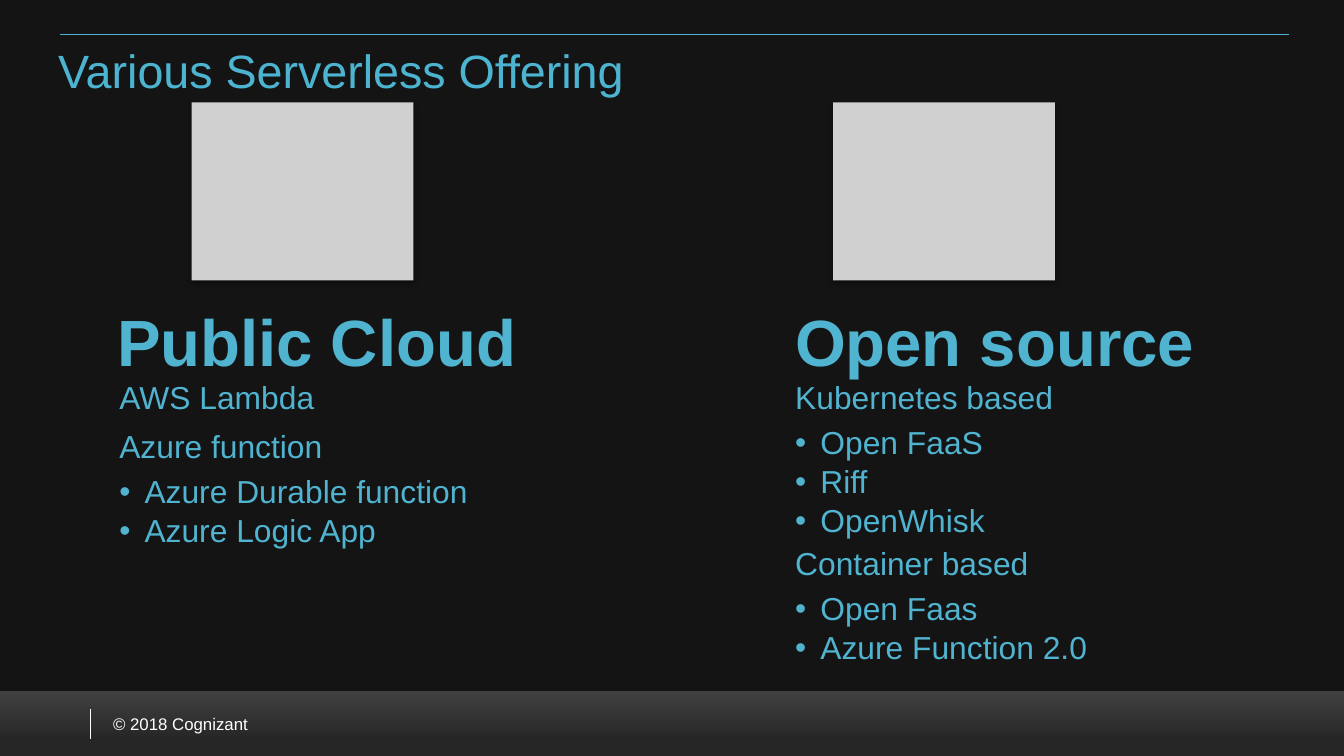
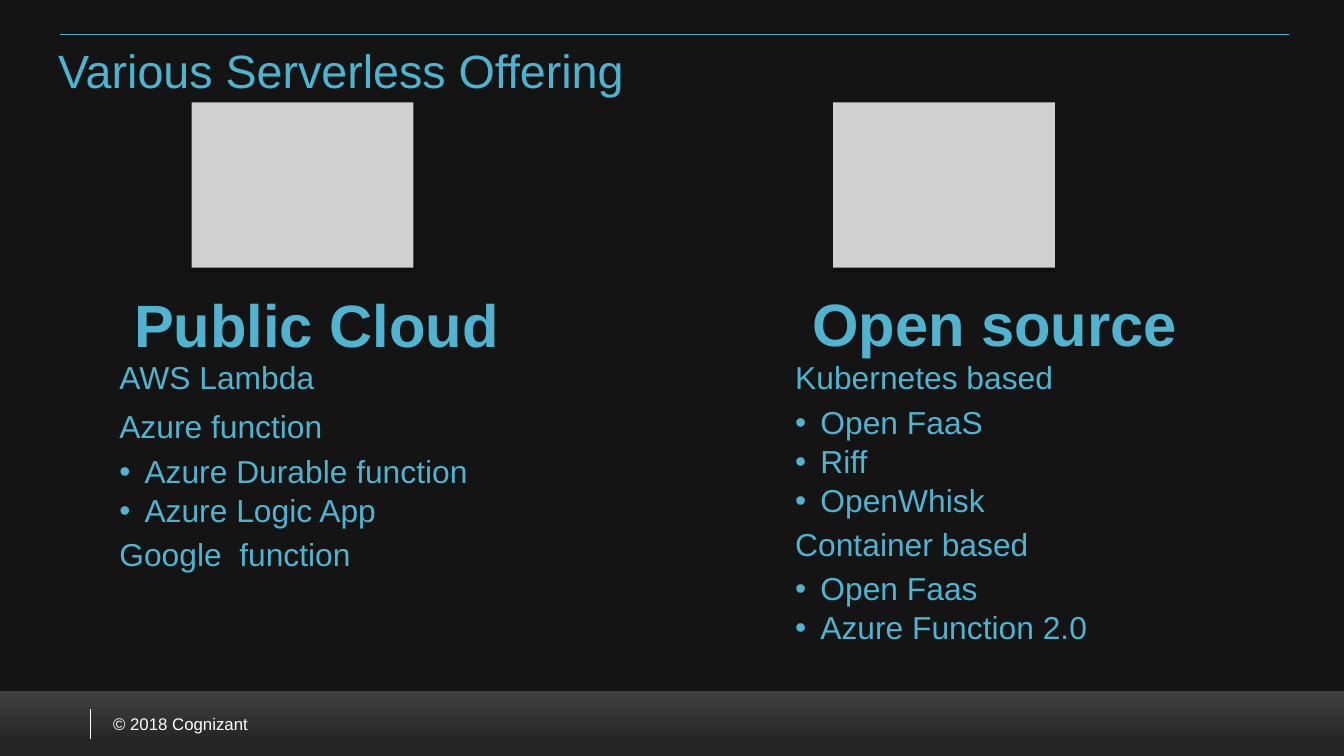
Before and after one commit to VenkateshSrini/MyDocuments, a slide deck: slide 6 of Azurefunction 2.0.pptx (slide 5 before the commit). Drawn at 1344x756 pixels with LibreOffice and Linux fonts; fonts in the diff are those of the drawing; grey boxes stand for pictures; background and template pictures are left out. Boxes give left, top, right and bottom in pixels: in the first picture for what was removed or moved away, otherwise in the second. Text is boxed around its words. In the diff, an @@ line names an element or a change of style, - is before the commit and + after.

```diff
--- a/Azurefunction 2.0.pptx
+++ b/Azurefunction 2.0.pptx
@@ picture resized from (x1=192, y1=102, x2=414, y2=281) to (x1=192, y1=102, x2=414, y2=267) @@
@@ picture resized from (x1=833, y1=102, x2=1055, y2=281) to (x1=833, y1=102, x2=1055, y2=267) @@
@@ text "Public Cloud" moved from (x1=117, y1=318, x2=516, y2=367) to (x1=134, y1=303, x2=499, y2=348) @@
@@ text "Public Cloud" at (x1=134, y1=303, x2=499, y2=348): size 35 to 32 pt; less space between paragraphs @@
@@ text "Open source" at (x1=812, y1=304, x2=1177, y2=357): size 35 to 32 pt; less space between paragraphs @@
@@ text "Open source" moved from (x1=795, y1=320, x2=1194, y2=378) to (x1=812, y1=304, x2=1177, y2=357) @@
@@ text "AWS Lambda" moved from (x1=119, y1=386, x2=467, y2=548) to (x1=119, y1=366, x2=467, y2=571) @@
@@ text "Kubernetes based" moved from (x1=795, y1=386, x2=1087, y2=660) to (x1=795, y1=366, x2=1087, y2=640) @@
@@ text at (x1=119, y1=543, x2=350, y2=571): paragraph added @@
+Google function
```
Also in this commit, not shown: 5 other slides changed, 5 slides added.
